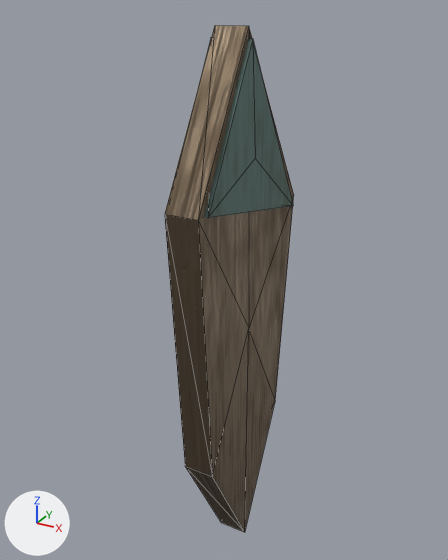
The glTF model hollow-reign/assets/models/witness/gnomon_stub.glb, before and after one commit.
One viewpoint serves both versions: a camera (50 mm lens) standing at (0.0556, -0.1098, 0.0909) and looking at (-0.0041, -0.0014, 0.0367). Lighting does not change. The marker at lower left points along +X, +Y and +Z. The older version comes first. Mesh edges are drawn as thin lines. Vertices at exactly the same position are counted once.

The scene before the commit, as lines of its bpy script (objects in view):
```python
ob_gnomon_stub = bpy.data.objects.new('gnomon_stub', me_gnomon_stub)
ob_gnomon_stub.location = (0.0, 0.0, 0.0)
```
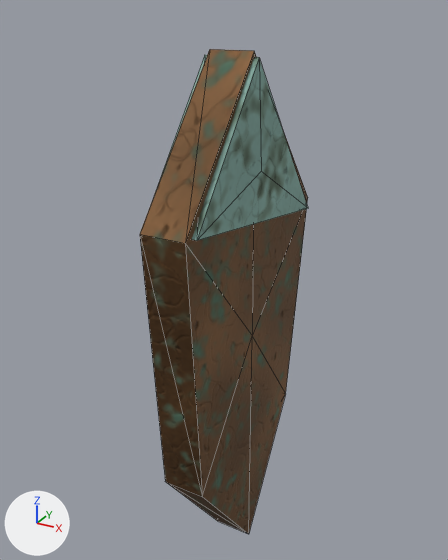
Edits to the bpy script that builds the scene:
```text
Add img_relic_bone_orm_png:
    img_relic_bone_orm_png = load_image('relic_bone_orm.png', 'tex/relic_bone_orm.png', 256, 256, 'Non-Color')
Add img_relic_bone_n_png:
    img_relic_bone_n_png = load_image('relic_bone_n.png', 'tex/relic_bone_n.png', 256, 256, 'Non-Color')
Add img_relic_bone_a_png:
    img_relic_bone_a_png = load_image('relic_bone_a.png', 'tex/relic_bone_a.png', 256, 256, 'sRGB')
Add img_relic_bronze_a_png:
    img_relic_bronze_a_png = load_image('relic_bronze_a.png', 'tex/relic_bronze_a.png', 256, 256, 'sRGB')
Add img_relic_bronze_orm_png:
    img_relic_bronze_orm_png = load_image('relic_bronze_orm.png', 'tex/relic_bronze_orm.png', 256, 256, 'Non-Color')
Change mat_bronze:
    remove # nodes: BsdfPrincipled, Math, Mix, NormalMap, OutputMaterial, SeparateColor, TexImage x3
    remove # colours: beige #bca689
    remove # uses the picture img_worn_a_png
    remove # uses the picture img_worn_n_png
    remove # uses the picture img_worn_orm_png
    nodes: BsdfPrincipled, NormalMap, OutputMaterial, SeparateColor, TexImage x3
    uses the picture img_relic_bone_n_png
    uses the picture img_relic_bronze_a_png
    uses the picture img_relic_bronze_orm_png
Change mat_verdigris:
    where n2 = _N.new('ShaderNodeMix'); n2.name = 'Mix'
    n2.inputs[7].default_value: (0.34, 0.56, 0.5, 1.0) -> (0.36, 0.62, 0.55, 1.0)  # 'B', greyish cyan #9ec5bc -> 'B', cyan #a2cec4
    where n3 = _N.new('ShaderNodeTexImage'); n3.name = 'Image Texture'
    n3.image: img_worn_a_png -> img_relic_bone_a_png
    where n4 = _N.new('ShaderNodeMath'); n4.name = 'Math'
    n4.inputs[1].default_value: 0.25 -> 0.0  # 'Value'
    where n6 = _N.new('ShaderNodeTexImage'); n6.name = 'Image Texture.001'
    n6.image: img_matte_orm_png -> img_relic_bone_orm_png
    where n8 = _N.new('ShaderNodeTexImage'); n8.name = 'Image Texture.002'
    n8.image: img_worn_n_png -> img_relic_bone_n_png
Change me_gnomon_stub:
    used by ob_gnomon_stub; location = (0.0, 0.0, 0.0)
    remove me_gnomon_stub.from_pydata(...)  # 22 vertices, 36 faces; spans x -0.0042..0.0042, y -0.024..0.018, z -0.03..0.088
    add me_gnomon_stub.from_pydata(...)  # 22 vertices, 36 faces; spans x -0.0055..0.0055, y -0.03..0.024, z -0.03..0.084
    me_gnomon_stub part 1: 22 of 22 vertices moved; they spanned x -0.0042..0.0042, y -0.024..0.018, z -0.03..0.088 and now span x -0.0055..0.0055, y -0.03..0.024, z -0.03..0.084; mean shift (0.0, -0.0002, -0.0017)
```

What differs and where, as boxes [x1, y1, x2, y2] in the pictures (448 x 560 px):
'gnomon_stub', surface changed, reshaped (30% wider)
    before: [165, 25, 294, 532]
    after: [140, 49, 308, 534]
